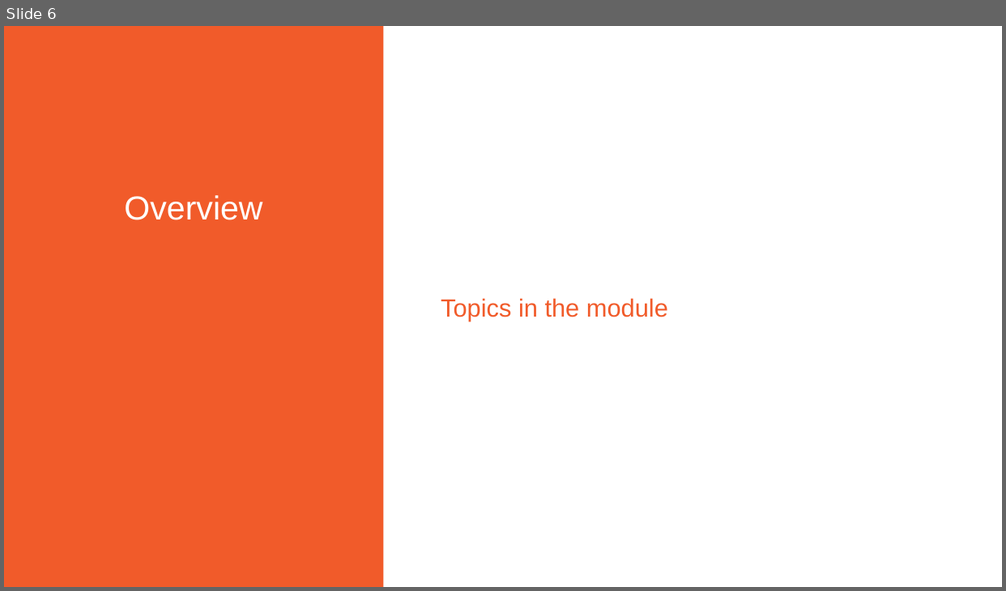
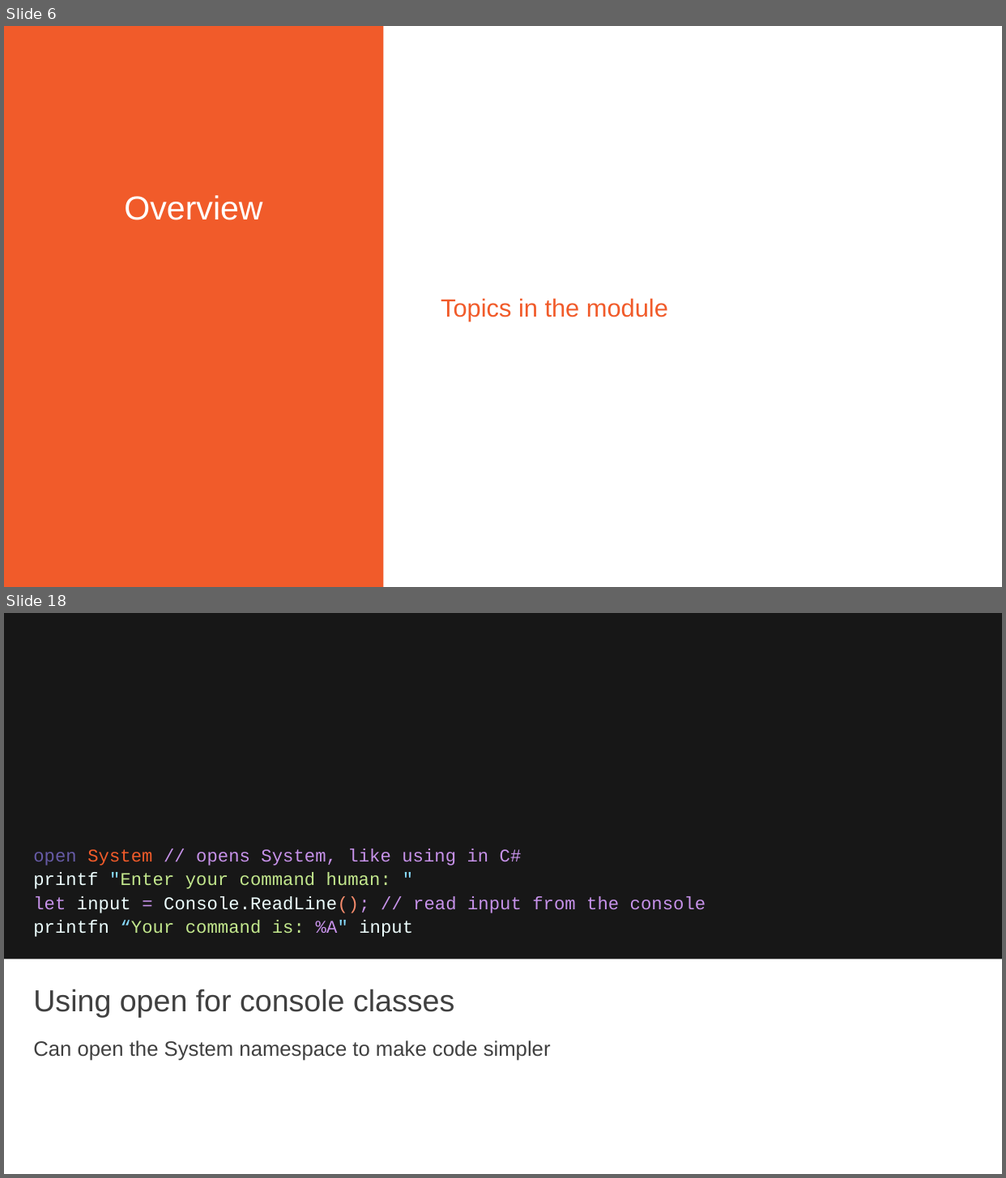
Before and after one commit to Pluralisght/fsharp-6-fundamentals, a slide deck: pres/wip.pptx. Shown one above the other, each under a label of ours: slide 6 before the commit, slides 6 and 18 after it; the slides between them are not shown. The pictures are 1006x591 and 1006x1178 pixels, drawn with LibreOffice and Linux fonts; fonts in the diff are those of the drawing; background and template pictures are left out. Boxes give left, top, right and bottom in pixels: in the first picture for what was removed or moved away, otherwise in the second. Text is boxed around its words. In the diff, an @@ line names an element or a change of style, - is before the commit and + after.

```diff
--- a/pres/wip.pptx
+++ b/pres/wip.pptx
@@ slide 18 added at bbox=[4, 613, 1002, 1174], background #171717 @@
@@ text added at bbox=[33, 849, 706, 937], 17.3 pt, text #C792EA @@
+open System // opens System, like using in C#
+printf "Enter your command human: "
+let input = Console.ReadLine(); // read input from the console
+printfn “Your command is: %A" input
@@ rectangle added at bbox=[4, 960, 1002, 1174], fill #FFFFFF @@
@@ title added at bbox=[33, 989, 454, 1018], 29.3 pt, text #404040 @@
+Using open for console classes
@@ text added at bbox=[33, 1041, 551, 1061], 20 pt, text #404040 @@
+Can open the System namespace to make code simpler
```
Also in this commit, not shown: 38 other slides added, 55 other files.
